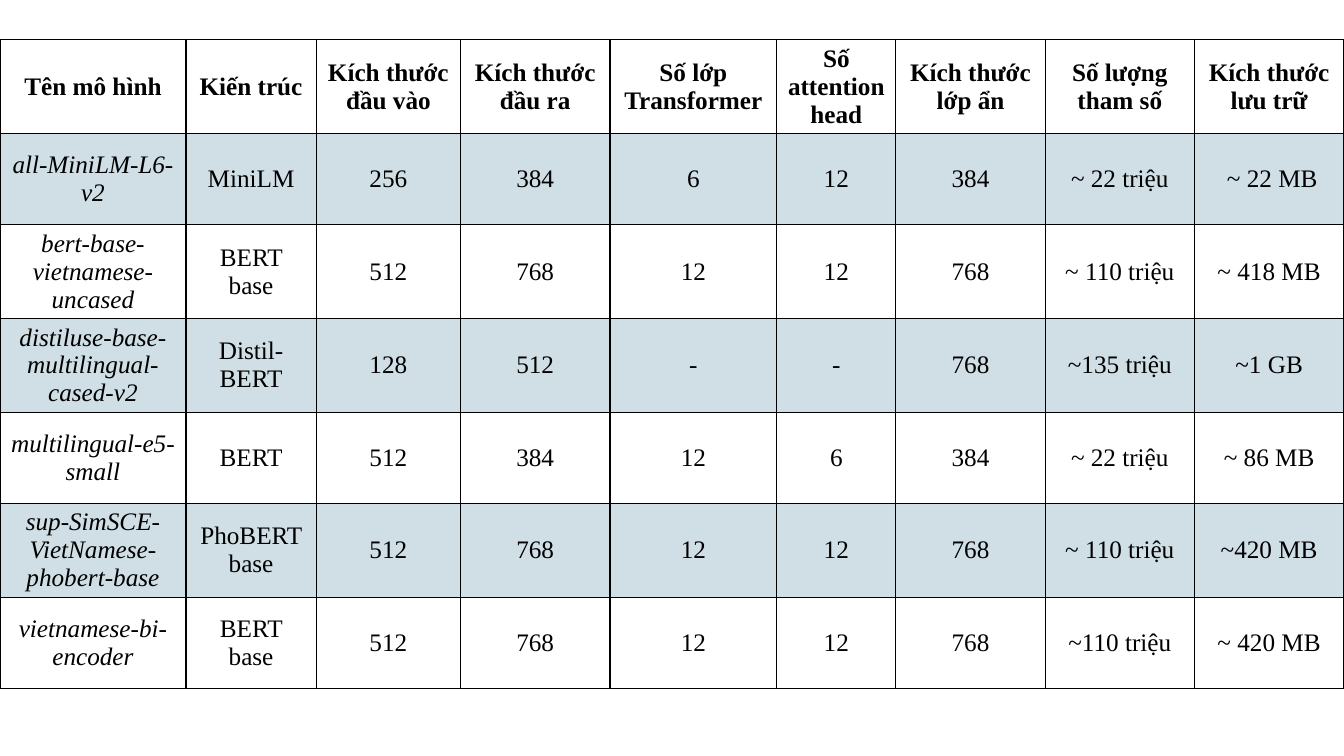
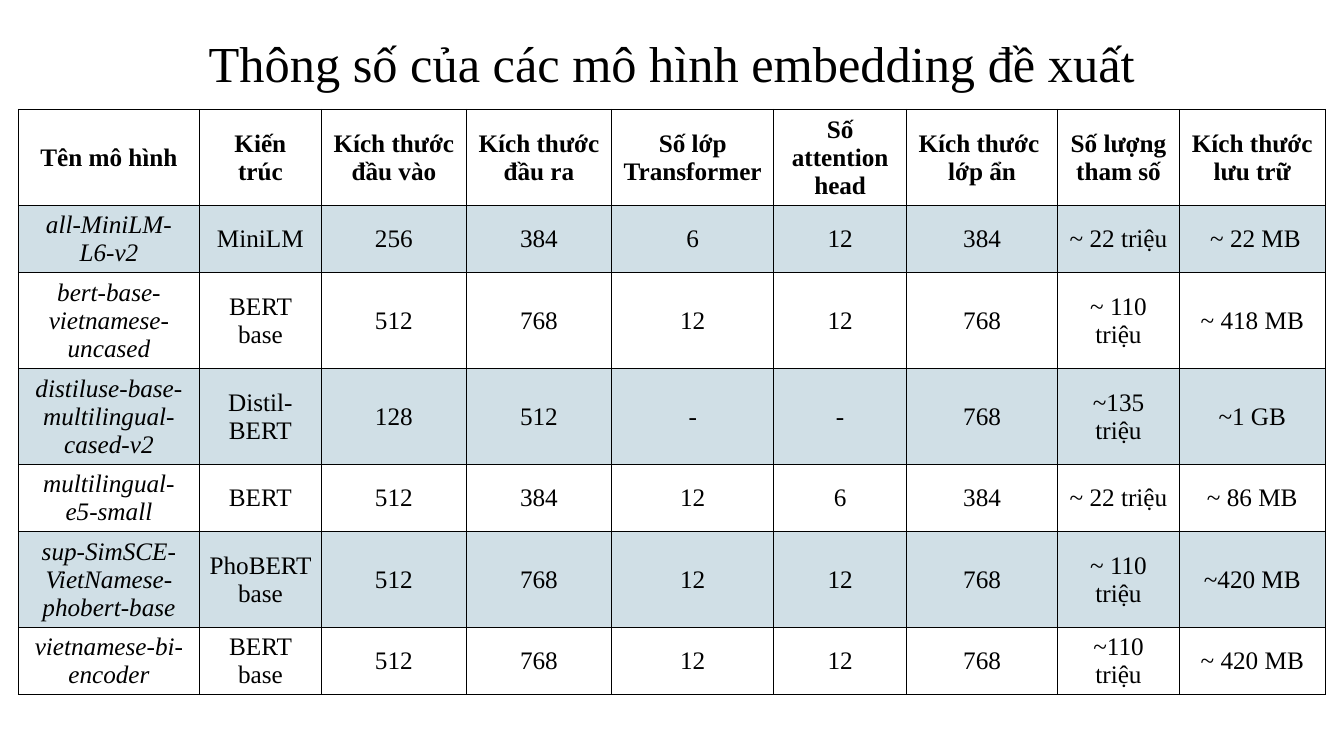
Before and after one commit to ngovanuc/Vietnamese_History_Chatbot, a slide deck: slide 15 of documents/slide bao cao.pptx (slide 13 before the commit). Drawn at 1344x756 pixels with LibreOffice and Linux fonts; fonts in the diff are those of the drawing. Boxes give left, top, right and bottom in pixels: in the first picture for what was removed or moved away, otherwise in the second. Text is boxed around its words. In the diff, an @@ line names an element or a change of style, - is before the commit and + after.

```diff
--- a/documents/slide bao cao.pptx
+++ b/documents/slide bao cao.pptx
@@ title added at [209,45,1135,93], 36 pt, text #000000 @@
+Thông số của các mô hình embedding đề xuất
@@ table at [18,110,1326,725] @@
-row 1, column 7: Kích thước lớp ẩn
+row 1, column 7: Kích thước / lớp ẩn
@@ table: place and size @@
-table at [0,39,1343,716]
+table at [18,110,1326,725]
```
Also in this commit, not shown: 11 other slides changed, 9 slides added, 8 slides removed.
